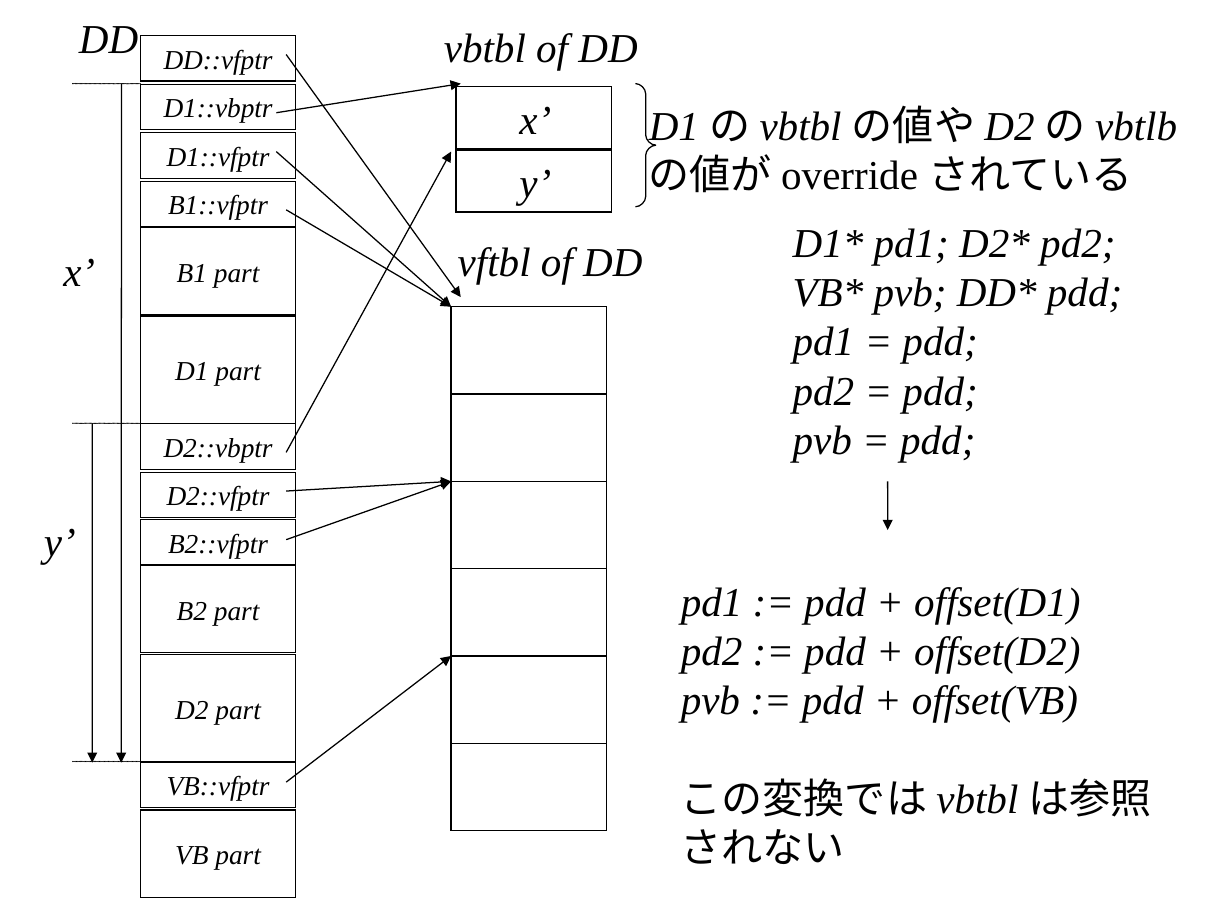
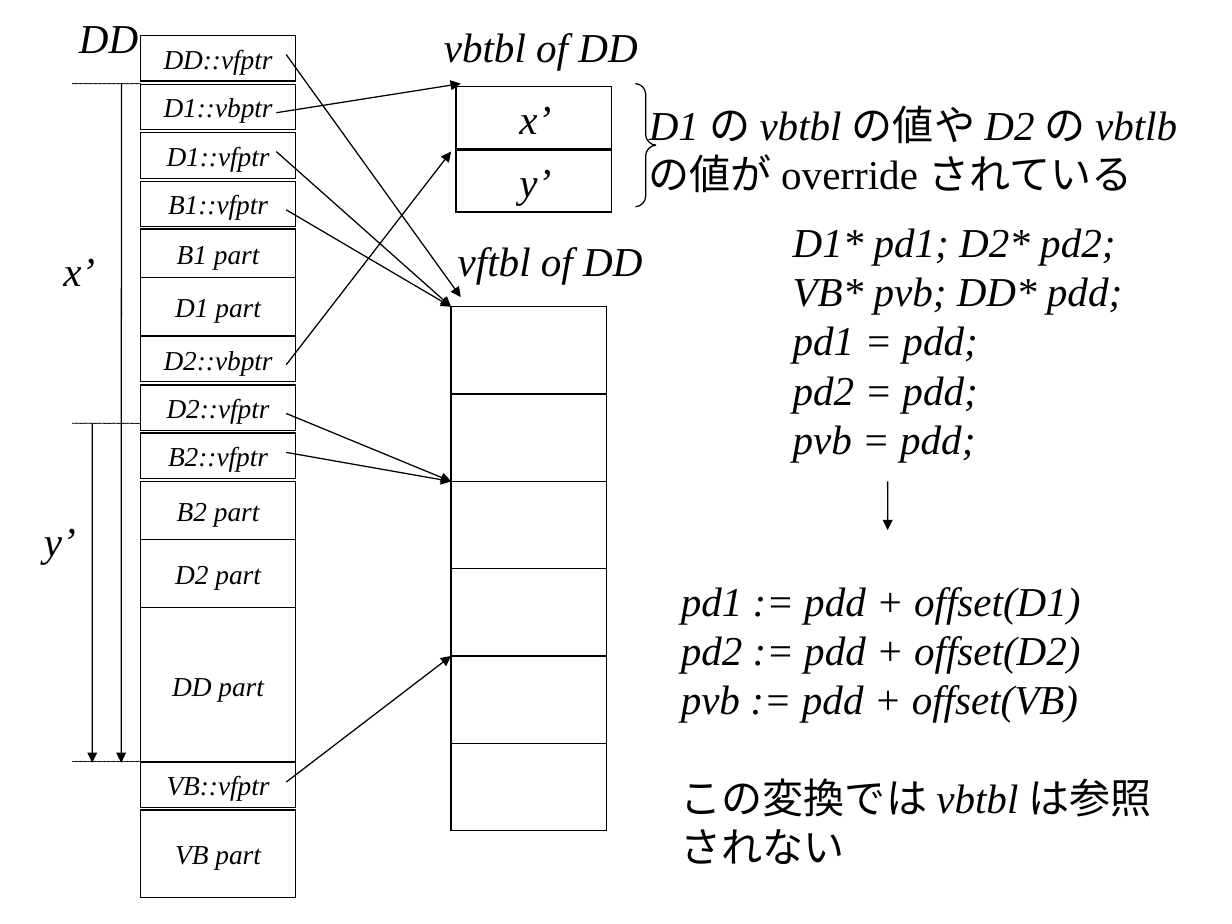
Before and after one commit to KeiHasegawa/cxx_doc, a slide deck: slide 7 of 06_2_derived.ppt. Drawn at 1232x924 pixels with LibreOffice and Linux fonts; fonts in the diff are those of the drawing. Boxes give left, top, right and bottom in pixels: in the first picture for what was removed or moved away, otherwise in the second. Text is boxed around its words. In the diff, an @@ line names an element or a change of style, - is before the commit and + after.

```diff
--- a/06_2_derived.ppt
+++ b/06_2_derived.ppt
@@ arrow moved from (286, 452) - (451, 152) to (286, 365) - (451, 152) @@
@@ rectangle "B1 part": place and size @@
-rectangle "B1 part" at (140,228,296,315)
+rectangle "B1 part" at (140,229,296,277)
@@ rectangle "D1 part": place and size @@
-rectangle "D1 part" at (140,317,296,424)
+rectangle "D1 part" at (140,277,296,335)
@@ 3 rectangles: place and size @@
-3 rectangles at (140,424,296,565)
+3 rectangles at (140,336,296,478)
@@ arrow moved from (286, 492) - (451, 482) to (286, 414) - (451, 482) @@
@@ arrow moved from (286, 540) - (451, 482) to (286, 452) - (451, 482) @@
@@ rectangle "B2 part": place and size @@
-rectangle "B2 part" at (140,565,296,653)
+rectangle "B2 part" at (140,482,296,540)
@@ rectangle "D2 part": place and size @@
-rectangle "D2 part" at (140,654,296,761)
+rectangle "D2 part" at (140,540,296,607)
@@ rectangle added at (140,607,296,763), outline #000000 0.74 pt, 16 pt, text #000000, italic @@
+DD part
```
Also in this commit, not shown: 1 other slide changed, 1 other file.
